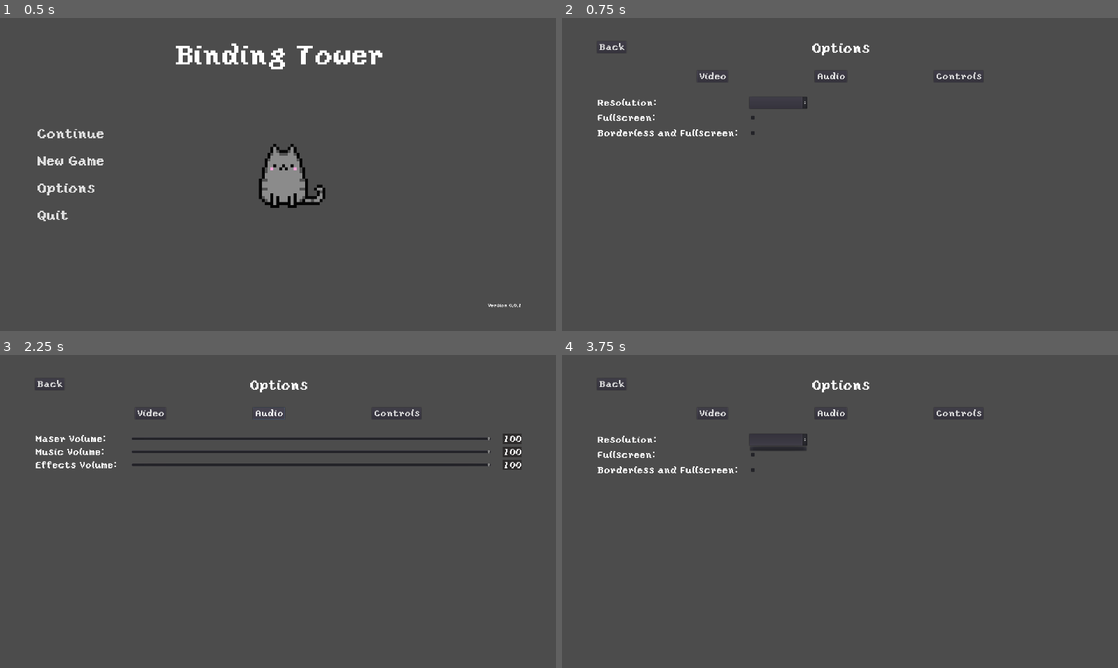
Above: before the commit, frames 1-4 (two rows, left to right).
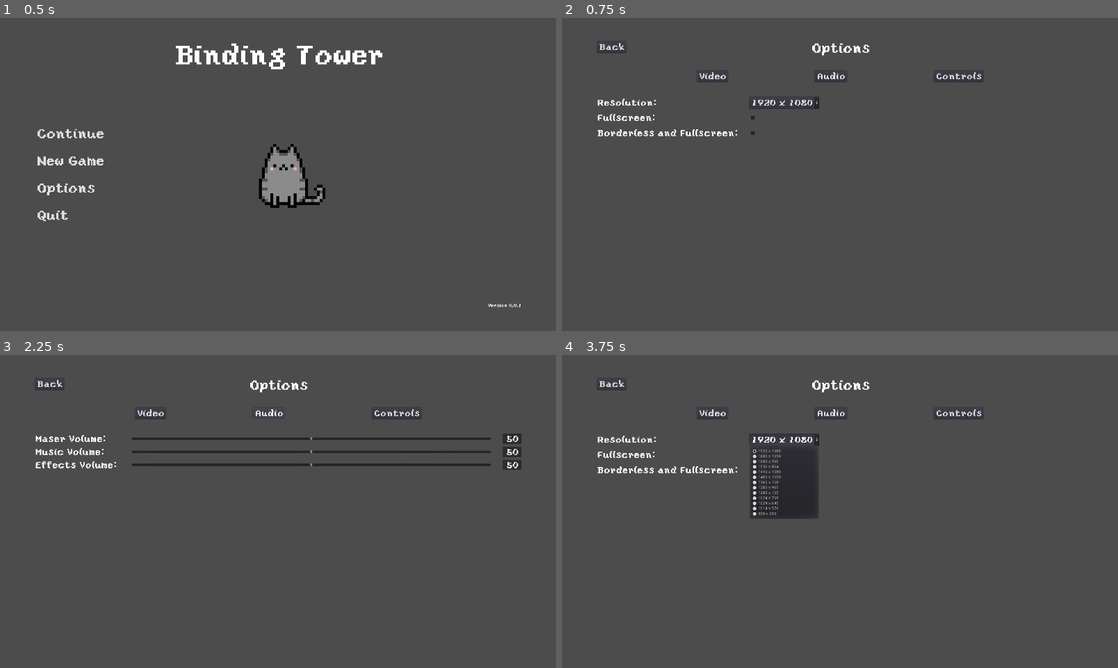
Above: after the commit, the same moments.

Repository: Pandem-Games/BindingTower
Game: Godot game, scene res://Nodes/Scenes/Menu/TitleScreen.tscn
Same seed, same stepped clock (60 frames per second), same inputs: the game is played once before the commit and once after it. The engine's default icon, where the game draws it, is replaced by a stand-in: a white triangle on a blue panel in a dark square.
Inputs (mouse positions are in pixels of both pictures, inside the frame that each line leads up to; where the layout moved, square brackets give the same spot in the first picture):
- Up to frame 1 (0.5 s): no input
- Up to frame 2 (0.75 s): click "Options" at 0.5 s
- Up to frame 3 (2.25 s): click "Video" at 1.25 s; click "Audio" at 2 s
- Up to frame 4 (3.75 s): click "Video" at 2.75 s; click (784, 439) [778, 439] at 3.5 s

Frame 1 is identical in both runs. In frame 2, 0.1% of the frame differs, in the area x 34-47%, y 25-30%; in frame 3, 0.2%; in frame 4, 2.6%, in the area x 33-47%, y 25-53%.
Error before the commit: Invalid type in function 'set_resolution_btn' in base 'Control (Options.gd)'. Cannot convert argument 1 from Array to Dictionary. (res://Scripts/Options.gd:53)

Commit message:
Small fixes to problems

Diff:
--- a/Globals/Settings.gd
+++ b/Globals/Settings.gd
@@ -60,8 +60,8 @@
 
 	# If we update the game I wanted some method to not overwrite the information already there.
 	# So this should change update the information.
-	if update_settings_check == 1:
-		update_settings()
+#	if update_settings_check == 1:
+#		update_settings()
 
 	load_game()
 	choose_music()
@@ -72,6 +72,10 @@
 #	InputMap.action_erase_events(action)
 #	InputMap.action_add_event(action, kb_change)
 #	settings["scan_codes"][action] = kb_change
+
+# This function is called every frame so probably don't use it
+#func _process(delta):
+#	pass
 
 # If aditional settings are added then make update_settings 1 and it will add to the default setting
 func update_settings():
@@ -88,7 +92,6 @@
 
 
 func setting_check(old_setting):
-	# TODO: Make sure new settings are the basis for the schema
 	for index in settings:
 		if !old_setting.has(index):
 			old_setting[index] = settings[index]
@@ -97,10 +100,11 @@
 
 # Choose the music to play
 func choose_music():
-	if settings["menu"]:
-		choosen_music(menu_music)
-	else:
-		choosen_music(game_music)
+	match settings["menu"]:
+		true:
+			choosen_music(menu_music)
+		false:
+			choosen_music(game_music)
 
 # Play and set variables to play just menu music
 func choosen_music(music_array):
@@ -113,8 +117,8 @@
 	#loads in songs
 	settings["song"] = load(music_array[settings["new_choice"]])
 
-	($music as AudioStreamPlayer2D).set_stream(settings["song"])
-	($music as AudioStreamPlayer2D).play()
+	$music.set_stream(settings["song"])
+	$music.play(0.0)
 
 
 func set_volume(volume_value, volume_name):
--- a/Scripts/Options.gd
+++ b/Scripts/Options.gd
@@ -78,7 +78,7 @@
 	Helpers.call_error_function(get_tree(), "change_scene", ["res://Nodes/Scenes/Menu/TitleScreen.tscn"])
 
 
-func set_resolution_btn(item: Dictionary):
+func set_resolution_btn(item: Array):
 	var counter = 0
 
 	for i in item:
--- a/Scripts/Spawner.gd
+++ b/Scripts/Spawner.gd
@@ -34,7 +34,7 @@
 			curve_dup.set_point_position(j, position)
 
 		# Create the enemy
-		var enemy_path: EnemyPath = enemy_resource.instance()
+		var enemy_path: Node2D = enemy_resource.instance()
 		enemy_path.init(curve_dup)
 		enemies.append(enemy_path)
 		var enemy: Node2D = enemy_path.get_node("Path/Enemy")
--- a/project.godot
+++ b/project.godot
@@ -26,12 +26,6 @@
 Helpers="*res://Globals/Helpers.gd"
 Settings="*res://Globals/Settings.tscn"
 
-[debug]
-
-gdscript/warnings/unused_signal=false
-gdscript/warnings/unsafe_cast=true
-gdscript/warnings/unsafe_call_argument=true
-
 [display]
 
 window/size/width=1920
Not shown: 2 places in Nodes/Scenes/Menu/TitleScreen.tscn that only renumber resources
